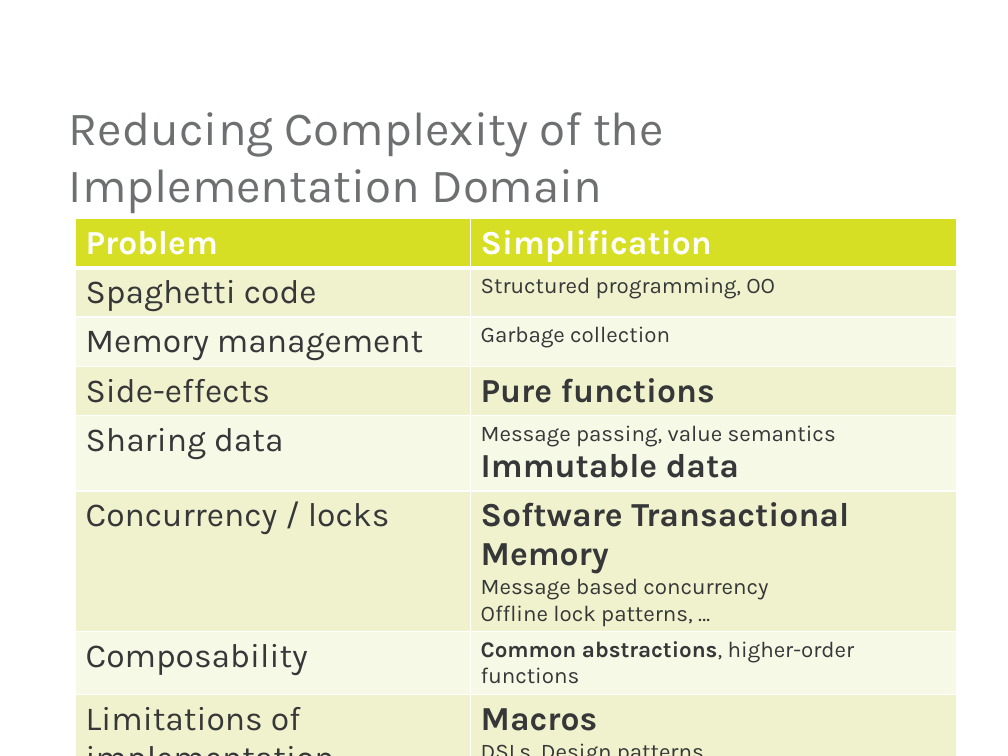
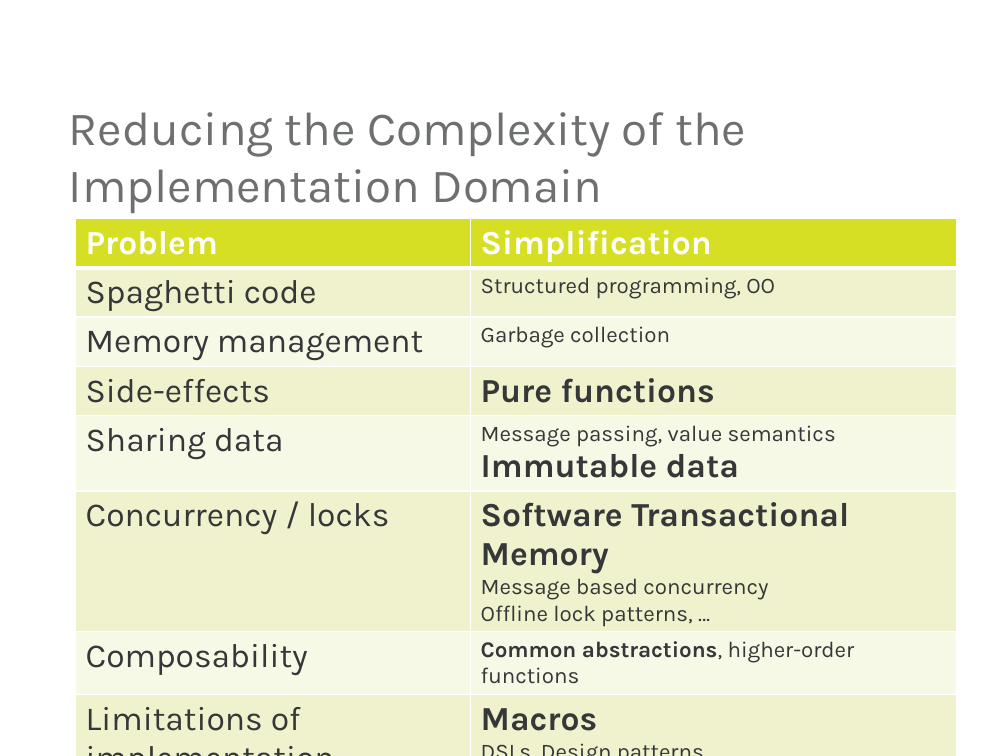
Before and after one commit to mjul/top-10-clojure-oredev-2011, a slide deck: slide 3 of Top Things to Learn From Clojure.pptx. Drawn at 1008x756 pixels with LibreOffice and Linux fonts; fonts in the diff are those of the drawing; background and template pictures are left out. Boxes give left, top, right and bottom in pixels: in the first picture for what was removed or moved away, otherwise in the second. Text is boxed around its words. In the diff, an @@ line names an element or a change of style, - is before the commit and + after.

Commit message:
Improved grammar.

```diff
--- a/Top Things to Learn From Clojure.pptx
+++ b/Top Things to Learn From Clojure.pptx
@@ title at bbox=[69, 112, 746, 213]: text changed @@
-Reducing Complexity of the Implementation Domain
+Reducing the Complexity of the Implementation Domain
```
Also in this commit, not shown: 1 other slide changed.
